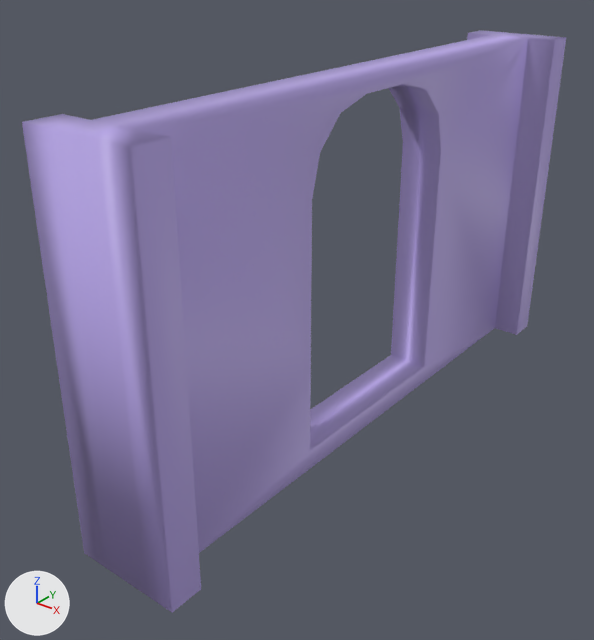
Renders of the FBX model Assets/Evan Game Kits/Arts/3D/MechDoor/Wall.fbx from each side of a commit.
The view is the same before and after, from a camera (50 mm lens) standing at (41.49, -20.91, 3.51) and looking at (37.2, -15.55, 0.19). The axes (+X, +Y, +Z) are drawn at lower left. The lights are the same throughout. Where no turn or scale is listed for an object, it has been applied to the vertices.
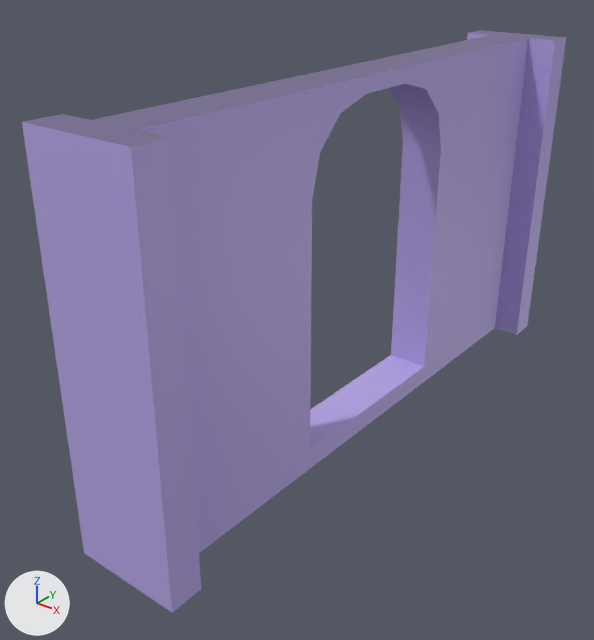
The newer file is also turned or shifted as a whole; pictures and numbers use the older file's frame.

Location of each change, (x1, y1, x2, y2) in pixels of the pictures (594 x 640 px):
part 1 of me_cube_092, shading changed: (22, 33, 566, 612) in both
part 2 of me_cube_092, recoloured: (24, 30, 566, 147) in both

The change in detail:
Material 'Wall.001' (mat_wall_001) is new.
Its base color is (0.176, 0.141, 0.292) (purple #746993).
me_cube_092 has 53 vertices, 42 faces and spans x 0.0..1.0, y -6.0..0.0, z 0.0..3.4.
me_cube_092 is used by ob_cube_089; location (37.0, -12.0, -1.0).
me_cube_092 part 1: edges marked sharp go from 0 to 69.
me_cube_092 part 2: all 7 faces centred in x 0.14..0.85, y -5.85..-0.15, z 3.4 switch from mat_wall (purple #b7a5e7) to mat_wall_001 (purple #746993).
